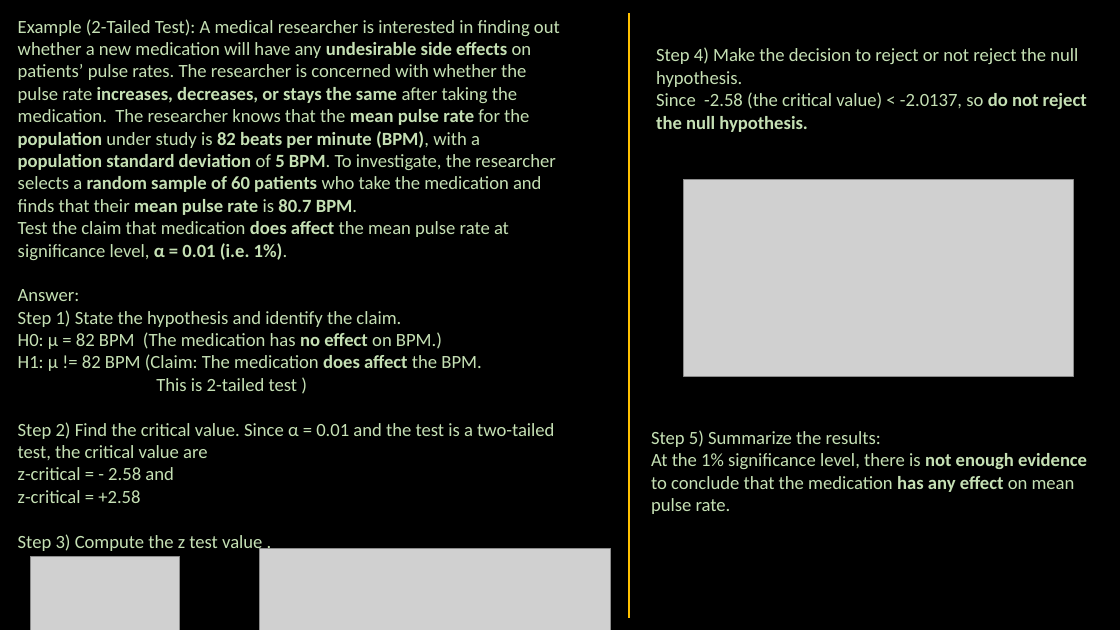
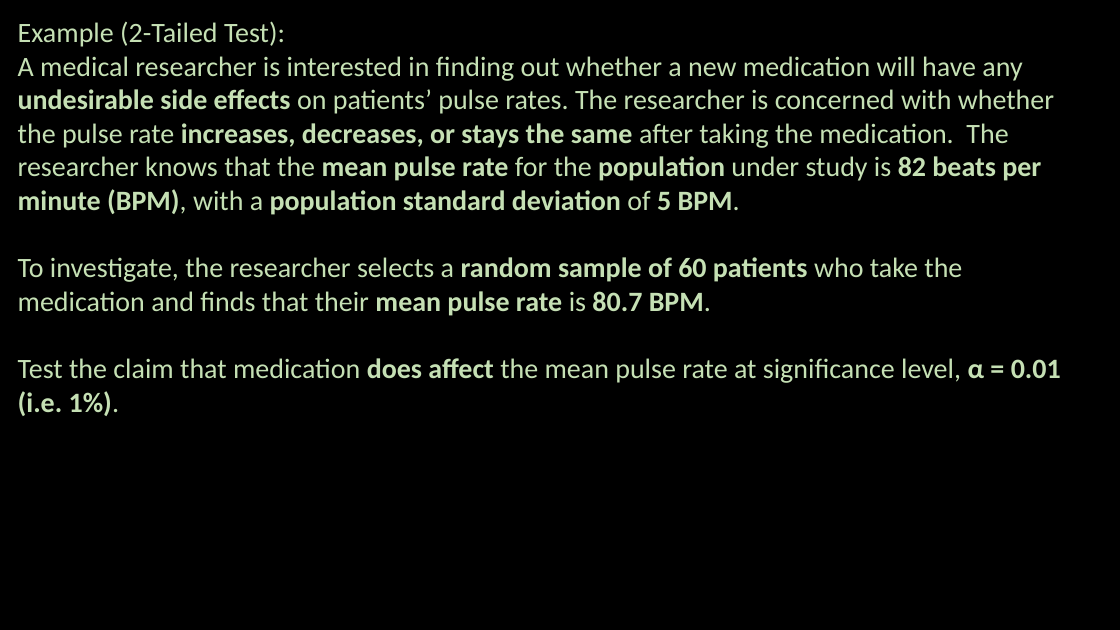
Before and after one commit to ash322ash422/youtube, a slide deck: slide 23 of probability_and_statistics/5_inference/Hypothesis-Testing1_z-test.pptx (slide 15 before the commit). Drawn at 1120x630 pixels with LibreOffice and Linux fonts; fonts in the diff are those of the drawing; grey boxes stand for pictures. Boxes give left, top, right and bottom in pixels: in the first picture for what was removed or moved away, otherwise in the second. Text is boxed around its words. In the diff, an @@ line names an element or a change of style, - is before the commit and + after.

```diff
--- a/probability_and_statistics/5_inference/Hypothesis-Testing1_z-test.pptx
+++ b/probability_and_statistics/5_inference/Hypothesis-Testing1_z-test.pptx
@@ text at [18, 21, 1054, 316]: text changed; size 16 to 24 pt @@
-Example (2-Tailed Test): A medical researcher is interested in finding out whether a new medication will have any undesirable side effects on patients’ pulse rates. The researcher is concerned with whether the pulse rate increases, decreases, or stays the same after taking the medication. The researcher knows that the mean pulse rate for the population under study is 82 beats per minute (BPM), with a population standard deviation of 5 BPM. To investigate, the researcher selects a random sample of 60 patients who take the medication and finds that their mean pulse rate is 80.7 BPM.
+Example (2-Tailed Test):
+A medical researcher is interested in finding out whether a new medication will have any undesirable side effects on patients’ pulse rates. The researcher is concerned with whether the pulse rate increases, decreases, or stays the same after taking the medication. The researcher knows that the mean pulse rate for the population under study is 82 beats per minute (BPM), with a population standard deviation of 5 BPM.
+To investigate, the researcher selects a random sample of 60 patients who take the medication and finds that their mean pulse rate is 80.7 BPM.
@@ line removed from (629, 13) to (629, 618) @@
@@ text removed at [656, 47, 1087, 132] @@
-Step 4) Make the decision to reject or not reject the null hypothesis.
-Since -2.58 (the critical value) < -2.0137, so do not reject the null hypothesis.
@@ picture removed at [684, 180, 1074, 376] @@
@@ text at [18, 289, 554, 553]: paragraphs removed @@
-Answer:
-Step 1) State the hypothesis and identify the claim.
-H0: μ = 82 BPM (The medication has no effect on BPM.)
-H1: μ != 82 BPM (Claim: The medication does affect the BPM.
-This is 2-tailed test )
-Step 2) Find the critical value. Since α = 0.01 and the test is a two-tailed test, the critical value are
-z-critical = - 2.58 and
-z-critical = +2.58
-Step 3) Compute the z test value .
@@ text at [18, 358, 1061, 416]: size 16 to 24 pt in "Test the claim that medication does affect ..." @@
@@ text removed at [651, 430, 1087, 514] @@
-Step 5) Summarize the results:
-At the 1% significance level, there is not enough evidence to conclude that the medication has any effect on mean pulse rate.
@@ picture removed at [30, 557, 180, 630] @@
@@ picture removed at [260, 549, 611, 630] @@
```
Also in this commit, not shown: 12 other slides changed, 10 slides added, 1 slide removed, 7 other files.
